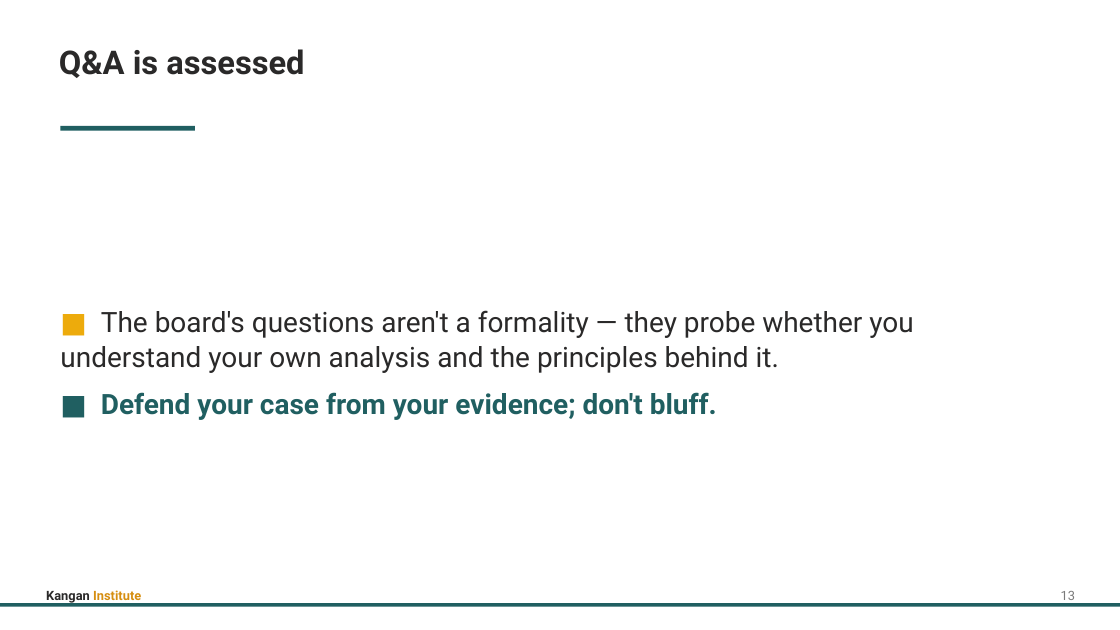
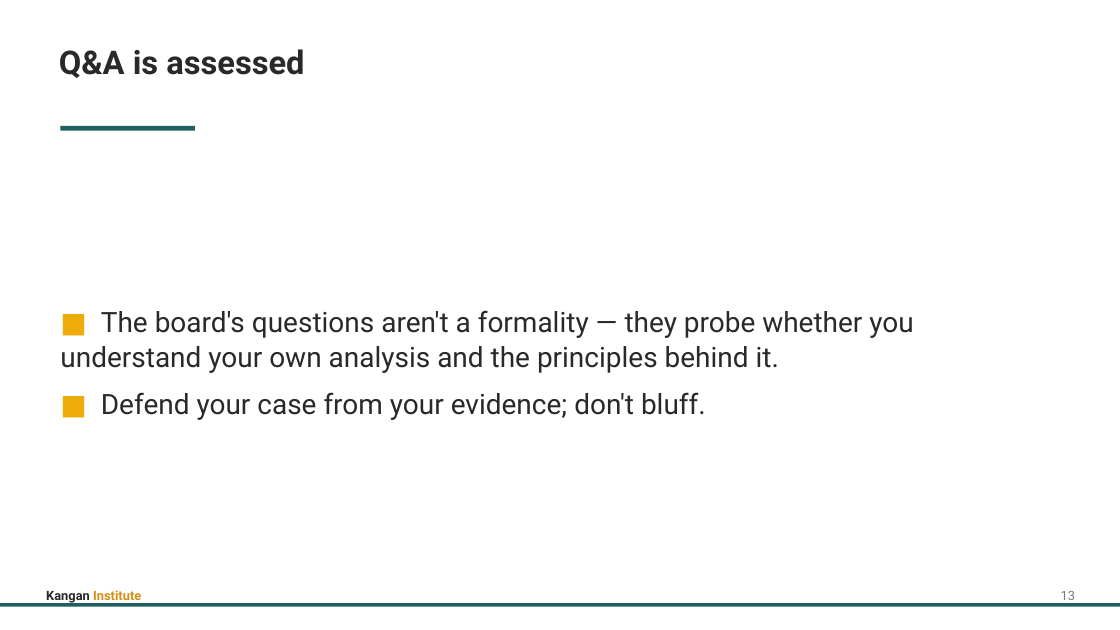
Before and after one commit to Digital-Initiatives-Kangan-Institute/diploma-cloud-cyber-content-s1, a slide deck: slide 17 of S1-CL1-Cloud-Design-Build/delivery/topic_05/Topic_05_Slides.pptx. Drawn at 1120x630 pixels with LibreOffice and Linux fonts; fonts in the diff are those of the drawing. Boxes give left, top, right and bottom in pixels: in the first picture for what was removed or moved away, otherwise in the second. Text is boxed around its words. In the diff, an @@ line names an element or a change of style, - is before the commit and + after.

```diff
--- a/S1-CL1-Cloud-Design-Build/delivery/topic_05/Topic_05_Slides.pptx
+++ b/S1-CL1-Cloud-Design-Build/delivery/topic_05/Topic_05_Slides.pptx
@@ text at <box>101,392,706,420</box>: text colour #205F61 to #EDAB0C in "■"; text colour #205F61 to #2A2929, bold off in "Defend your case from your evidence; don't ..." @@
```
Also in this commit, not shown: 14 other slides changed, 59 other files.
